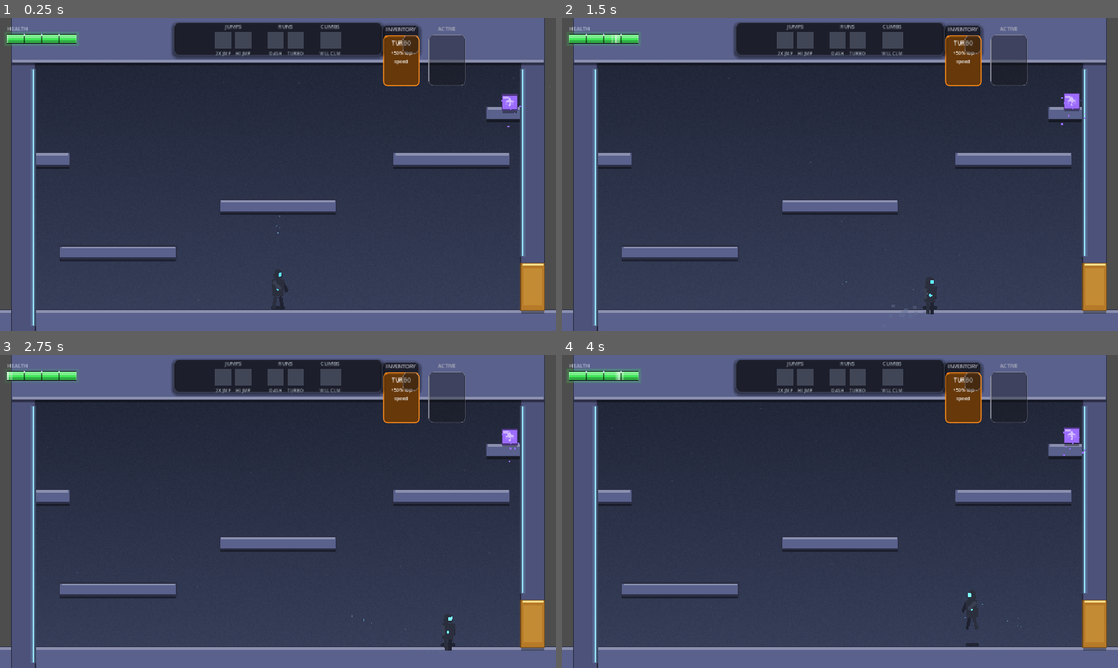
Above: before the commit, frames 1-4 (two rows, left to right).
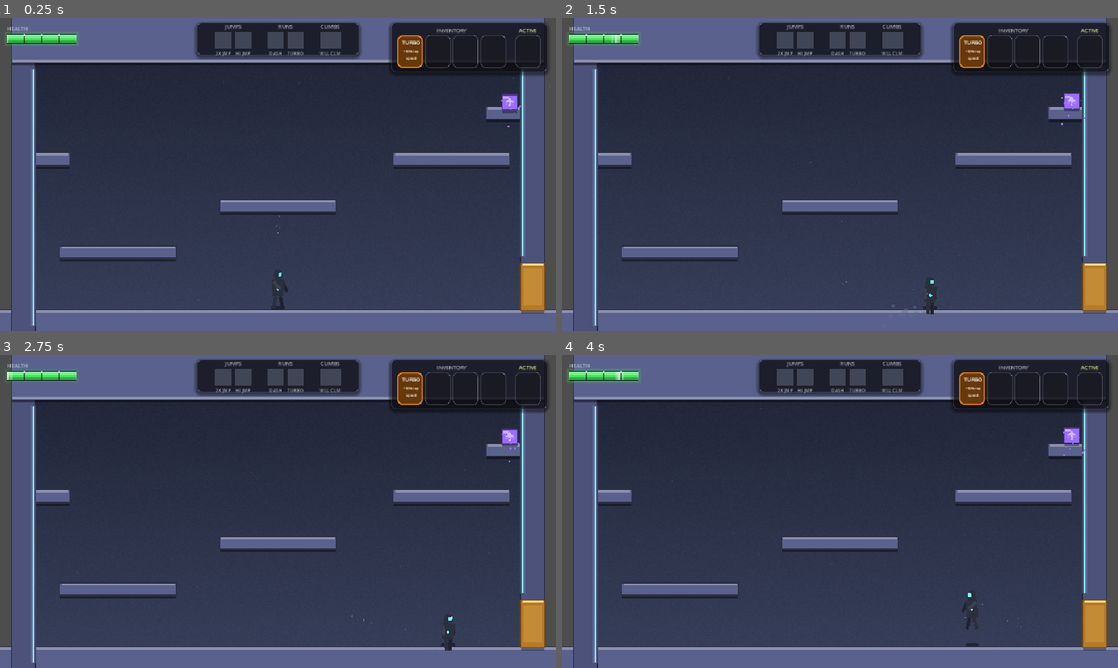
Above: after the commit, the same moments.

Repository: andy-augustine/godot-helloworld
Game: Godot game, scene res://World.tscn
Same seed, same stepped clock (60 frames per second), same inputs: the game is played once before the commit and once after it.
Inputs (mouse positions are in pixels of both pictures, inside the frame that each line leads up to):
- Up to frame 1 (0.25 s): no input
- Up to frame 2 (1.5 s): tap Enter (ui_accept) at 0.5 s; move the mouse to (962, 158) at 0.52 s; hold D (move_right) 0.53-1.25 s; tap Shift (dash) at 0.6 s; click (962, 158) at 0.67 s; tap Space (jump) at 0.77 s; drag from (728, 190) to (1073, 99) at 1.27 s
- Up to frame 3 (2.75 s): move the mouse to (333, 442) at 2.02 s; hold D (move_right) from 2.03 s (still down); tap Shift (dash) at 2.1 s; click (333, 442) at 2.17 s
- Up to frame 4 (4 s): release D (move_right) at 2.75 s; drag from (812, 574) to (1095, 624) at 2.77 s; move the mouse to (1006, 558) at 3.52 s; hold A (move_left) from 3.53 s (still down); tap Shift (dash) at 3.6 s; click (1006, 558) at 3.67 s; tap Space (jump) at 3.77 s

The runs differ from the first frame. In frame 1, 5.6% of the frame differs, in the area x 30-99%, y 1-22%; in frame 2, 5.6%; in frame 3, 5.6%; in frame 4, 5.6%.

Commit message:
HUD: 4 inv slots + active in one panel, even spacing across top
- Shrink AbilityStrip background to 280 wide so the inventory panel can
  sit at the right edge with a one-slot-width gap (56px) from skills.
- Merge SkillsPanel into a single styled container holding the
  INVENTORY cluster (4 slots) + ACTIVE cluster (1 slot), all 44x56.
  Active slot is the same size as inventory cards.
- Shrink SkillCard / SkillCardSlot to 44x56 with smaller fonts so the
  panel height stays close to the AbilityStrip height (84 vs 56).
- Add 2 extra empty inventory slots (4 total) for future skill drops.

Drag-drop logic in SkillCardSlot.gd / SkillCard.gd is unchanged;
verified equip + deactivate cycle still works via runtime test.

Co-Authored-By: Claude Opus 4.7 (1M context) <noreply@anthropic.com>

Diff:
--- a/hud/AbilityStrip.tscn
+++ b/hud/AbilityStrip.tscn
@@ -33,9 +33,9 @@
 anchor_top = 0.5
 anchor_right = 0.5
 anchor_bottom = 0.5
-offset_left = -180.0
+offset_left = -140.0
 offset_top = -30.0
-offset_right = 180.0
+offset_right = 140.0
 offset_bottom = 26.0
 grow_horizontal = 2
 grow_vertical = 2
--- a/hud/SkillCard.tscn
+++ b/hud/SkillCard.tscn
@@ -15,7 +15,7 @@
 corner_radius_bottom_left = 8
 
 [node name="SkillCard" type="Control" unique_id=1248859782]
-custom_minimum_size = Vector2(64, 88)
+custom_minimum_size = Vector2(44, 56)
 layout_mode = 3
 anchors_preset = 0
 script = ExtResource("1_vjnma")
@@ -39,14 +39,14 @@
 
 [node name="NameLabel" type="Label" parent="Panel/VBox" unique_id=1080800465]
 layout_mode = 2
-theme_override_font_sizes/font_size = 10
+theme_override_font_sizes/font_size = 9
 text = "NAME"
 horizontal_alignment = 1
 
 [node name="DescLabel" type="Label" parent="Panel/VBox" unique_id=1711750698]
-custom_minimum_size = Vector2(52, 0)
+custom_minimum_size = Vector2(36, 0)
 layout_mode = 2
-theme_override_font_sizes/font_size = 8
+theme_override_font_sizes/font_size = 6
 text = "desc"
 horizontal_alignment = 1
 autowrap_mode = 2
--- a/hud/SkillCardSlot.tscn
+++ b/hud/SkillCardSlot.tscn
@@ -15,7 +15,7 @@
 corner_radius_bottom_left = 8
 
 [node name="SkillCardSlot" type="Control" unique_id=352913953]
-custom_minimum_size = Vector2(64, 88)
+custom_minimum_size = Vector2(44, 56)
 layout_mode = 3
 anchors_preset = 0
 size_flags_horizontal = 4
--- a/hud/SkillsPanel.gd
+++ b/hud/SkillsPanel.gd
@@ -9,10 +9,12 @@
 # once the card scene is locked and we've stopped iterating on it.
 const _SKILL_CARD_PATH := "res://hud/SkillCard.tscn"
 
-@onready var _active_slot: SkillCardSlot = $HBox/ActivePanel/ActiveVBox/ActiveSlot
+@onready var _active_slot: SkillCardSlot = $Panel/Margins/HBox/ActiveCluster/ActiveSlot
 @onready var _inv_slots: Array[SkillCardSlot] = [
-	$HBox/InventoryPanel/InvVBox/InventoryRow/InvSlot1,
-	$HBox/InventoryPanel/InvVBox/InventoryRow/InvSlot2,
+	$Panel/Margins/HBox/InvCluster/InvRow/InvSlot1,
+	$Panel/Margins/HBox/InvCluster/InvRow/InvSlot2,
+	$Panel/Margins/HBox/InvCluster/InvRow/InvSlot3,
+	$Panel/Margins/HBox/InvCluster/InvRow/InvSlot4,
 ]
 
 
--- a/hud/SkillsPanel.tscn
+++ b/hud/SkillsPanel.tscn
@@ -24,77 +24,86 @@
 anchors_preset = 1
 anchor_left = 1.0
 anchor_right = 1.0
-offset_left = -300.0
-offset_top = 12.0
-offset_right = -12.0
-offset_bottom = 220.0
+offset_left = -284.0
+offset_top = 8.0
+offset_right = -16.0
+offset_bottom = 92.0
 mouse_filter = 2
 
 script = ExtResource("1_lbk5b")
 
-[node name="HBox" type="HBoxContainer" parent="."]
+[node name="Panel" type="PanelContainer" parent="."]
 layout_mode = 1
-anchors_preset = 10
+anchors_preset = 15
 anchor_right = 1.0
-offset_bottom = 110.0
-theme_override_constants/separation = 8
-
-[node name="InventoryPanel" type="PanelContainer" parent="HBox"]
-layout_mode = 2
-size_flags_horizontal = 0
-size_flags_vertical = 0
+anchor_bottom = 1.0
 mouse_filter = 2
 theme_override_styles/panel = SubResource("StyleBoxFlat_invpanel")
 
-[node name="InvVBox" type="VBoxContainer" parent="HBox/InventoryPanel"]
+[node name="Margins" type="MarginContainer" parent="Panel"]
 layout_mode = 2
-theme_override_constants/separation = 4
+theme_override_constants/margin_left = 10
+theme_override_constants/margin_top = 6
+theme_override_constants/margin_right = 10
+theme_override_constants/margin_bottom = 6
 
-[node name="InventoryLabel" type="Label" parent="HBox/InventoryPanel/InvVBox"]
+[node name="HBox" type="HBoxContainer" parent="Panel/Margins"]
+layout_mode = 2
+theme_override_constants/separation = 16
+
+[node name="InvCluster" type="VBoxContainer" parent="Panel/Margins/HBox"]
+layout_mode = 2
+theme_override_constants/separation = 2
+
+[node name="InvLabel" type="Label" parent="Panel/Margins/HBox/InvCluster"]
 modulate = Color(0.7, 0.7, 0.75, 1)
 layout_mode = 2
 theme_override_font_sizes/font_size = 9
 text = "INVENTORY"
 horizontal_alignment = 1
 
-[node name="InventoryRow" type="HBoxContainer" parent="HBox/InventoryPanel/InvVBox"]
+[node name="InvRow" type="HBoxContainer" parent="Panel/Margins/HBox/InvCluster"]
 layout_mode = 2
-theme_override_constants/separation = 6
+theme_override_constants/separation = 4
 alignment = 1
 
-[node name="InvSlot1" parent="HBox/InventoryPanel/InvVBox/InventoryRow" instance=ExtResource("2_nn1lb")]
-custom_minimum_size = Vector2(28, 32)
+[node name="InvSlot1" parent="Panel/Margins/HBox/InvCluster/InvRow" instance=ExtResource("2_nn1lb")]
+custom_minimum_size = Vector2(44, 56)
 layout_mode = 2
 size_flags_horizontal = 4
 script = ExtResource("3_6y3vj")
 
-[node name="InvSlot2" parent="HBox/InventoryPanel/InvVBox/InventoryRow" instance=ExtResource("2_nn1lb")]
-custom_minimum_size = Vector2(28, 32)
+[node name="InvSlot2" parent="Panel/Margins/HBox/InvCluster/InvRow" instance=ExtResource("2_nn1lb")]
+custom_minimum_size = Vector2(44, 56)
 layout_mode = 2
 size_flags_horizontal = 4
 script = ExtResource("3_6y3vj")
 
-[node name="ActivePanel" type="Control" parent="HBox"]
+[node name="InvSlot3" parent="Panel/Margins/HBox/InvCluster/InvRow" instance=ExtResource("2_nn1lb")]
+custom_minimum_size = Vector2(44, 56)
 layout_mode = 2
-size_flags_horizontal = 0
-size_flags_vertical = 0
-custom_minimum_size = Vector2(80, 110)
-mouse_filter = 2
+size_flags_horizontal = 4
+script = ExtResource("3_6y3vj")
 
-[node name="ActiveVBox" type="VBoxContainer" parent="HBox/ActivePanel"]
-layout_mode = 1
-anchors_preset = 10
-anchor_right = 1.0
+[node name="InvSlot4" parent="Panel/Margins/HBox/InvCluster/InvRow" instance=ExtResource("2_nn1lb")]
+custom_minimum_size = Vector2(44, 56)
+layout_mode = 2
+size_flags_horizontal = 4
+script = ExtResource("3_6y3vj")
 
-[node name="ActiveLabel" type="Label" parent="HBox/ActivePanel/ActiveVBox"]
-modulate = Color(0.7, 0.7, 0.75, 1)
+[node name="ActiveCluster" type="VBoxContainer" parent="Panel/Margins/HBox"]
+layout_mode = 2
+theme_override_constants/separation = 2
+
+[node name="ActiveLabel" type="Label" parent="Panel/Margins/HBox/ActiveCluster"]
+modulate = Color(0.85, 0.9, 0.55, 1)
 layout_mode = 2
 theme_override_font_sizes/font_size = 9
 text = "ACTIVE"
 horizontal_alignment = 1
 
-[node name="ActiveSlot" parent="HBox/ActivePanel/ActiveVBox" instance=ExtResource("2_nn1lb")]
-custom_minimum_size = Vector2(64, 88)
+[node name="ActiveSlot" parent="Panel/Margins/HBox/ActiveCluster" instance=ExtResource("2_nn1lb")]
+custom_minimum_size = Vector2(44, 56)
 layout_mode = 2
 size_flags_horizontal = 4
 script = ExtResource("3_6y3vj")
